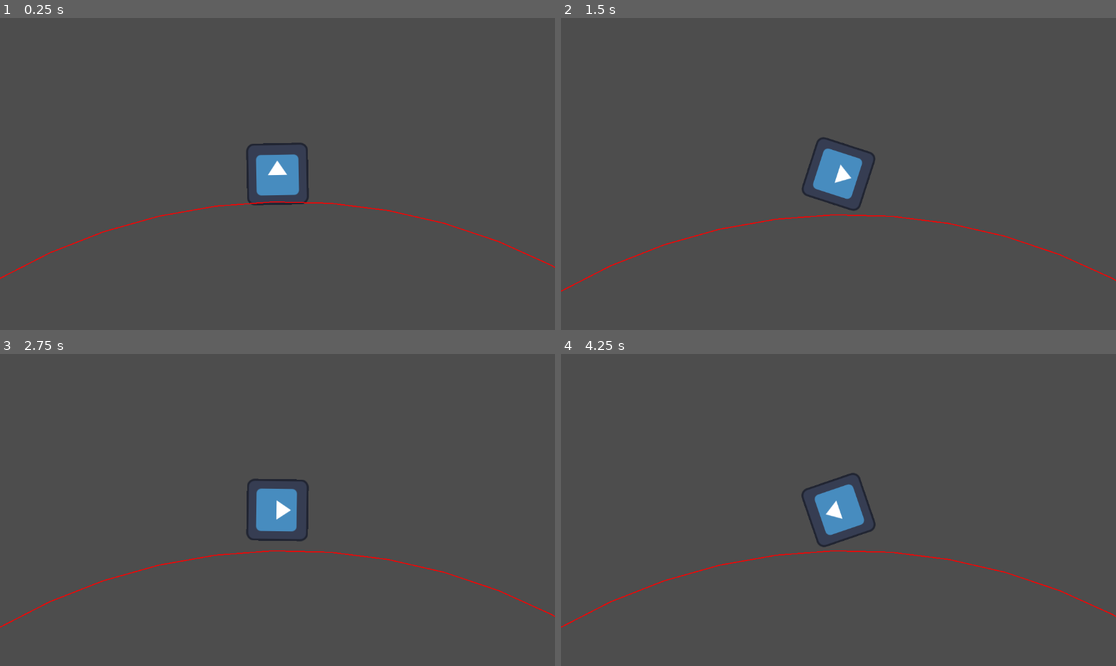
Above: before the commit, frames 1-4 (two rows, left to right).
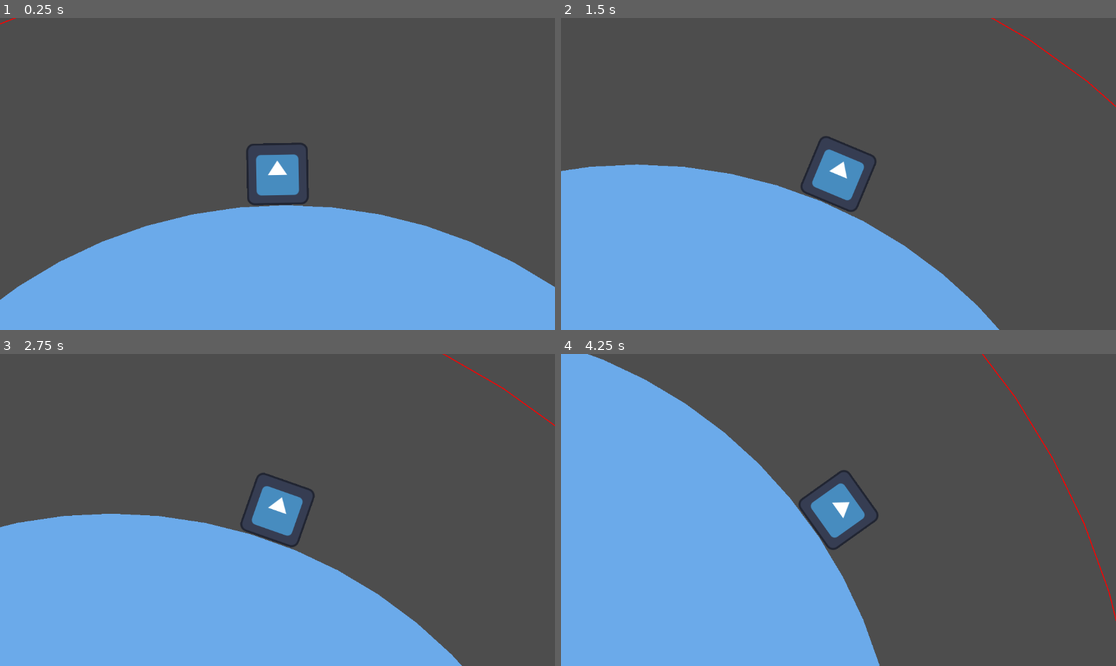
Above: after the commit, the same moments.

Repository: Enzo-Nacly/Dust
Game: Godot game, scene res://assets/game/main.tscn
The game is run twice, just before and just after one commit, with the same random seed, the same clock (stepped at 60 frames per second) and the same inputs. The engine's default icon, where the game draws it, is replaced by a stand-in: a white triangle on a blue panel in a dark square.
Inputs:
- Up to frame 1 (0.25 s): no input
- Up to frame 2 (1.5 s): tap Enter (ui_accept) at 0.5, 0.77 s; hold Right (ui_right) from 0.53 s (still down)
- Up to frame 3 (2.75 s): tap Enter (ui_accept) at 1.52 s; release Right (ui_right) at 2.03 s; hold Left (ui_left) from 2.03 s (still down)
- Up to frame 4 (4.25 s): release Left (ui_left) at 2.78 s; hold Right (ui_right) from 2.78 s (still down); tap Enter (ui_accept) at 3.02, 3.77 s

The runs differ from the first frame. In frame 1, 31% of the frame differs, in the area x 0-100%, y 0-100%; in frame 2, 32%; in frame 3, 32%; in frame 4, 41%.
Error before the commit: Invalid access to property or key 'x' on a base object of type 'CircleShape2D'. (res://scripts/planet.gd:20)

Commit message:
criei o planet_resource e modifiquei o gravity_component.setup() mas precisa melhorar para depender só do raio

Diff:
--- a/assets/planets/purple_planet.tscn
+++ b/assets/planets/purple_planet.tscn
@@ -2,17 +2,16 @@
 
 [ext_resource type="Script" uid="uid://bmrhwgqqhoblv" path="res://scripts/purple_planet.gd" id="1_k6qxa"]
 [ext_resource type="PackedScene" uid="uid://dhw1utyfd0bgl" path="res://assets/components/gravity_component.tscn" id="2_2jy7m"]
+[ext_resource type="Resource" uid="uid://b8csp8wuygwtr" path="res://assets/resources/planeta2_teste.tres" id="2_vb3mt"]
 
 [sub_resource type="CircleShape2D" id="CircleShape2D_vb3mt"]
 radius = 397.5437
 
 [node name="Purple_Planet" type="StaticBody2D" unique_id=201800473 groups=["planets"]]
 script = ExtResource("1_k6qxa")
-cor = Color(0.56079465, 0.21558312, 0.7725324, 1)
+planet_resource = ExtResource("2_vb3mt")
 
 [node name="CollisionShape2D" type="CollisionShape2D" parent="." unique_id=1661092387]
-scale = Vector2(3, 3)
 shape = SubResource("CircleShape2D_vb3mt")
 
 [node name="Gravity_Component" parent="." unique_id=804448457 instance=ExtResource("2_2jy7m")]
-raio_influencia = 12.0
--- /dev/null
+++ b/assets/resources/planeta2_teste.tres
@@ -0,0 +1,10 @@
+[gd_resource type="Resource" script_class="Planet_Resource" format=3 uid="uid://b8csp8wuygwtr"]
+
+[ext_resource type="Script" uid="uid://bfcpcdeuugrq4" path="res://scripts/planet_resource.gd" id="1_hrxix"]
+
+[resource]
+script = ExtResource("1_hrxix")
+raio = 1000.0
+forca_gravidade = 10.0
+cor = Color(0.42116174, 0.6654313, 0.91752225, 1)
+metadata/_custom_type_script = "uid://bfcpcdeuugrq4"
--- /dev/null
+++ b/assets/resources/purple_planet.tres
@@ -0,0 +1,9 @@
+[gd_resource type="Resource" script_class="Planet_Resource" format=3 uid="uid://dychwihy3viig"]
+
+[ext_resource type="Script" uid="uid://bfcpcdeuugrq4" path="res://scripts/planet_resource.gd" id="1_1gsq0"]
+
+[resource]
+script = ExtResource("1_1gsq0")
+raio = 400.0
+cor = Color(0.43500397, 0.10785218, 0.7350164, 1)
+metadata/_custom_type_script = "uid://bfcpcdeuugrq4"
--- a/scripts/gravity_component.gd
+++ b/scripts/gravity_component.gd
@@ -1,19 +1,24 @@
 class_name Gravity_Component
 extends Node2D
 
-@export var forca_gravidade : float = 9.8
-@export var raio_influencia : float = 6.0
 @export var desenhar_circulo_influencia : bool = true
 
 # duas constantes para não ter que escrever números grandes
-const MULTIPLICADOR_RAIO_INFLUENCIA : float = 10**2
-const MULTIPLICADOR_FORCA_GRAVIDADE : float = 10**2
+#const MULTIPLICADOR_FORCA_GRAVIDADE : float = 1.0/100.0
+const MULTIPLICADOR_FORCA_GRAVIDADE : float = 100
+const SOMADOR_RAIO : float = 500.0
 
 var entidade : Node2D
+var forca_gravidade : float
+var raio_influencia : float
 
 # apenas para ter certeza que existe uma entidade, um pai (parent)
-func setup(_entidade : Node2D) -> void:
+func setup(_entidade : Node2D, _forca_gravidade : float, raio : float) -> void:
 	entidade = _entidade
+	#forca_gravidade = raio * MULTIPLICADOR_FORCA_GRAVIDADE
+	forca_gravidade = _forca_gravidade * MULTIPLICADOR_FORCA_GRAVIDADE
+	raio_influencia = raio + SOMADOR_RAIO
+	print(forca_gravidade)
 
 func pegar_gravidade_em(posicao_particula : Vector2) -> Vector2:
 
@@ -23,14 +28,16 @@
 	# pegando o módulo do vetor
 	var distancia : float = vetor_centro.length()
 
-	if distancia > raio_influencia * MULTIPLICADOR_RAIO_INFLUENCIA:
+	if distancia > raio_influencia:
 		return Vector2.ZERO
 
 	# pega a direção para o centro e aplica a forca da gravidade
-	var forca_gravitacional : Vector2 = vetor_centro.normalized() * forca_gravidade * MULTIPLICADOR_FORCA_GRAVIDADE
+	var forca_gravitacional : Vector2 = vetor_centro.normalized() * forca_gravidade
 	return forca_gravitacional
 
-# tem que sumir com esses magic numbers
 func _draw() -> void:
 	if desenhar_circulo_influencia:
-		draw_arc(Vector2.ZERO, raio_influencia * MULTIPLICADOR_RAIO_INFLUENCIA, 0, TAU, 64, Color.RED, 2.0)
+		var centro_circulo : Vector2 = Vector2.ZERO
+		var segmentos_arco : int = 64
+		var grossura_arco : float = 2.0
+		draw_arc(centro_circulo, raio_influencia, 0, TAU, segmentos_arco, Color.RED, grossura_arco)
--- a/scripts/planet.gd
+++ b/scripts/planet.gd
@@ -1,24 +1,23 @@
 class_name Planet
 extends StaticBody2D
 
-@export var cor : Color = Color.RED
+@export var planet_resource : Planet_Resource
+
 @onready var gravity_component : Gravity_Component = $Gravity_Component
 @onready var collision_shape: CollisionShape2D = $CollisionShape2D
 
 
 func _ready() -> void:
-	gravity_component.setup(self)
+	gravity_component.setup(self, planet_resource.forca_gravidade, planet_resource.raio)
+
+	var shape : Shape2D = collision_shape.shape
+	if shape is CircleShape2D:
+		shape.radius = planet_resource.raio
+
 
 func pegar_gravidade_em(posicao_particula : Vector2) -> Vector2:
 	return gravity_component.pegar_gravidade_em(posicao_particula)
 
 func _draw():
-	var shape : Shape2D = collision_shape.shape
-
-	if shape is CircleShape2D:
-		var raio_shape : float = shape.radius
-		var proporcao : float = collision_shape.shape.x
-
-		var raio_desenho : float = raio_shape * proporcao
-		var posicao_centro : Vector2 = Vector2.ZERO
-		draw_circle(posicao_centro, raio_desenho, cor)
+	var posicao_centro : Vector2 = Vector2.ZERO
+	draw_circle(posicao_centro, planet_resource.raio, planet_resource.cor)
--- /dev/null
+++ b/scripts/planet_resource.gd
@@ -0,0 +1,7 @@
+class_name Planet_Resource
+extends Resource
+
+@export var raio : float = 200.0
+@export var forca_gravidade : float = 9.8
+@export var cor : Color = Color.RED
+#@export var
Not shown, added: scripts/planet_resource.gd.uid
